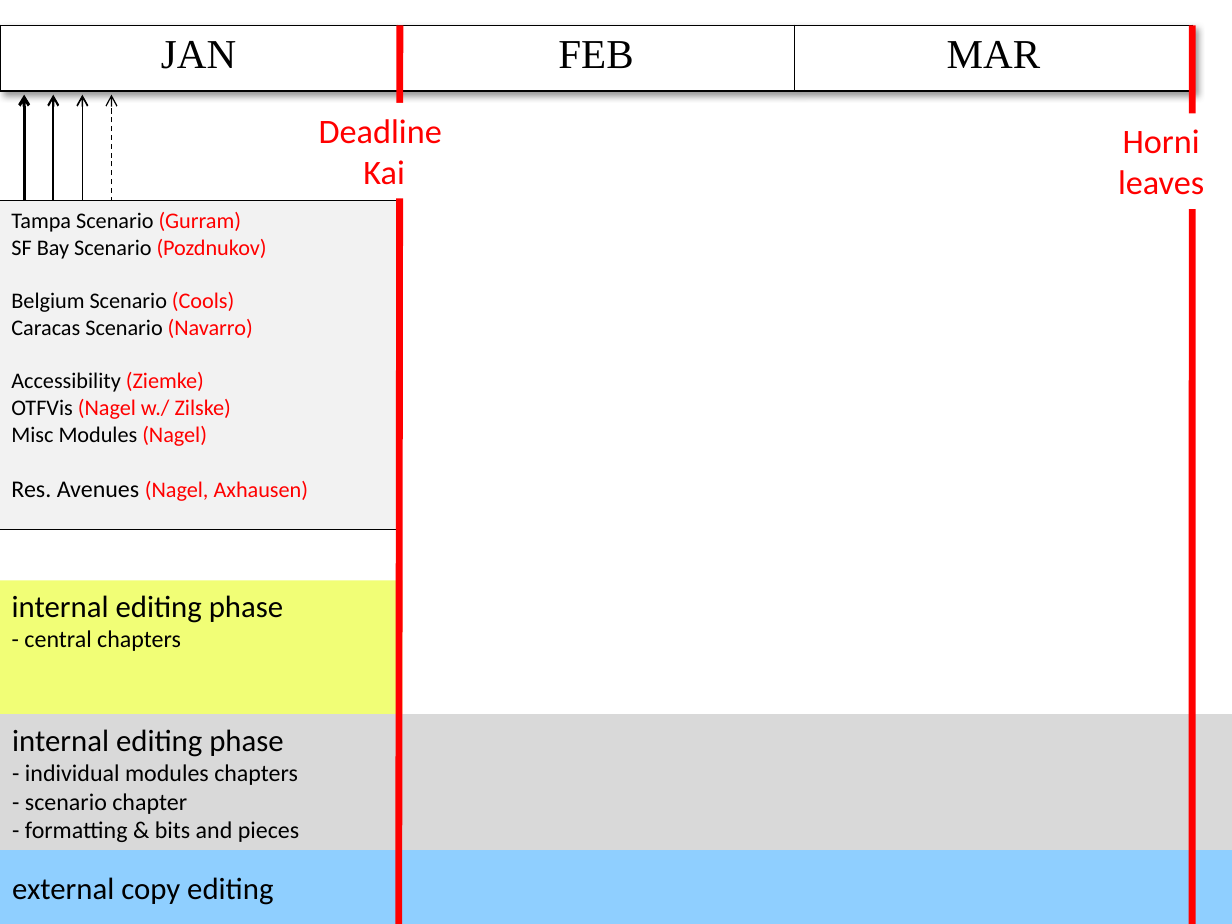
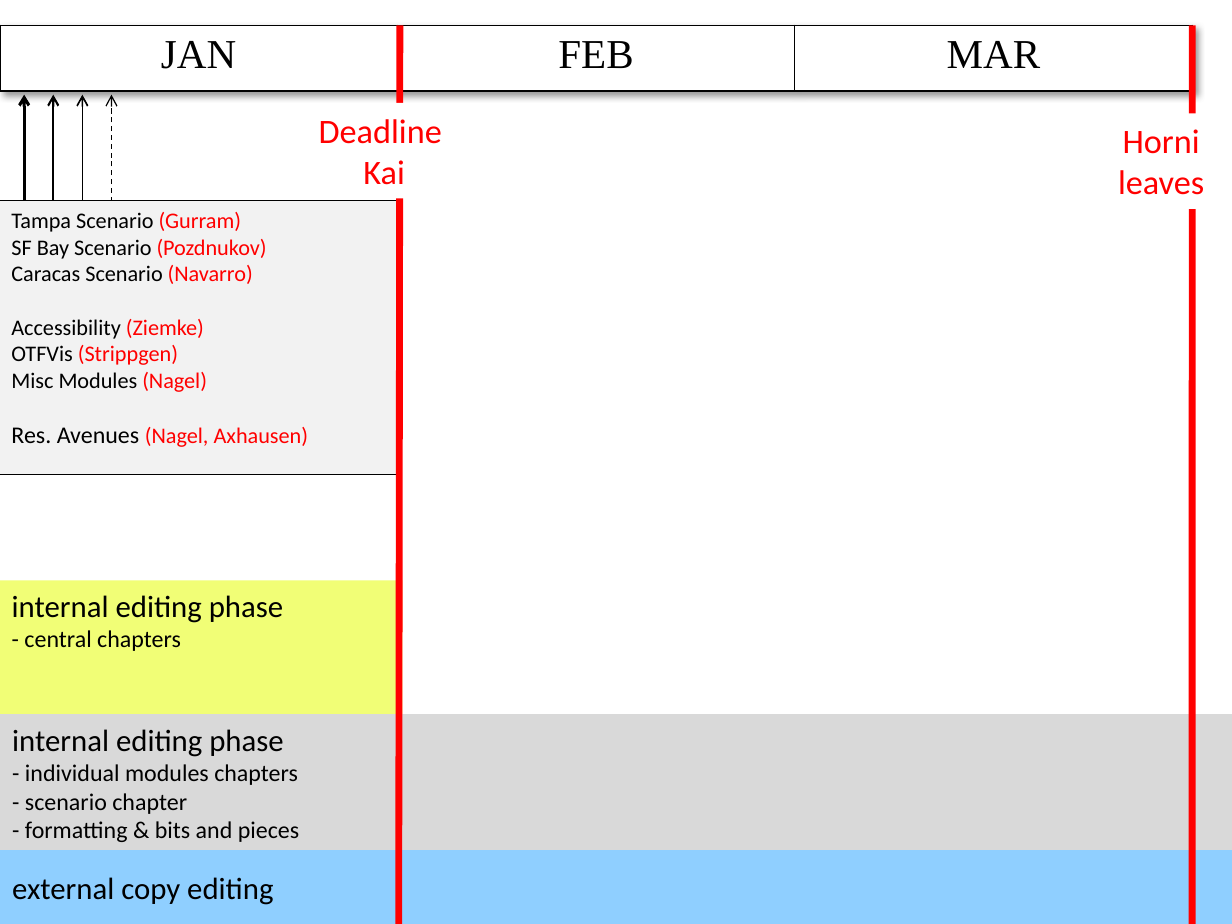
Before and after one commit to sashigurram/book, a slide deck: slide 1 of admin/timeline.pptx. Drawn at 1232x924 pixels with LibreOffice and Linux fonts; fonts in the diff are those of the drawing. Boxes give left, top, right and bottom in pixels: in the first picture for what was removed or moved away, otherwise in the second. Text is boxed around its words. In the diff, an @@ line names an element or a change of style, - is before the commit and + after.

```diff
--- a/admin/timeline.pptx
+++ b/admin/timeline.pptx
@@ rectangle "Tampa Scenario (Gurram)": place and size @@
-rectangle "Tampa Scenario (Gurram)" at (0,200,398,530)
+rectangle "Tampa Scenario (Gurram)" at (0,200,398,474)
@@ text in rectangle at (11,292,234,312): paragraph removed @@
-Belgium Scenario (Cools)
@@ text in rectangle at (11,345,178,365): text changed @@
-OTFVis (Nagel w./ Zilske)
+OTFVis (Strippgen)
```
